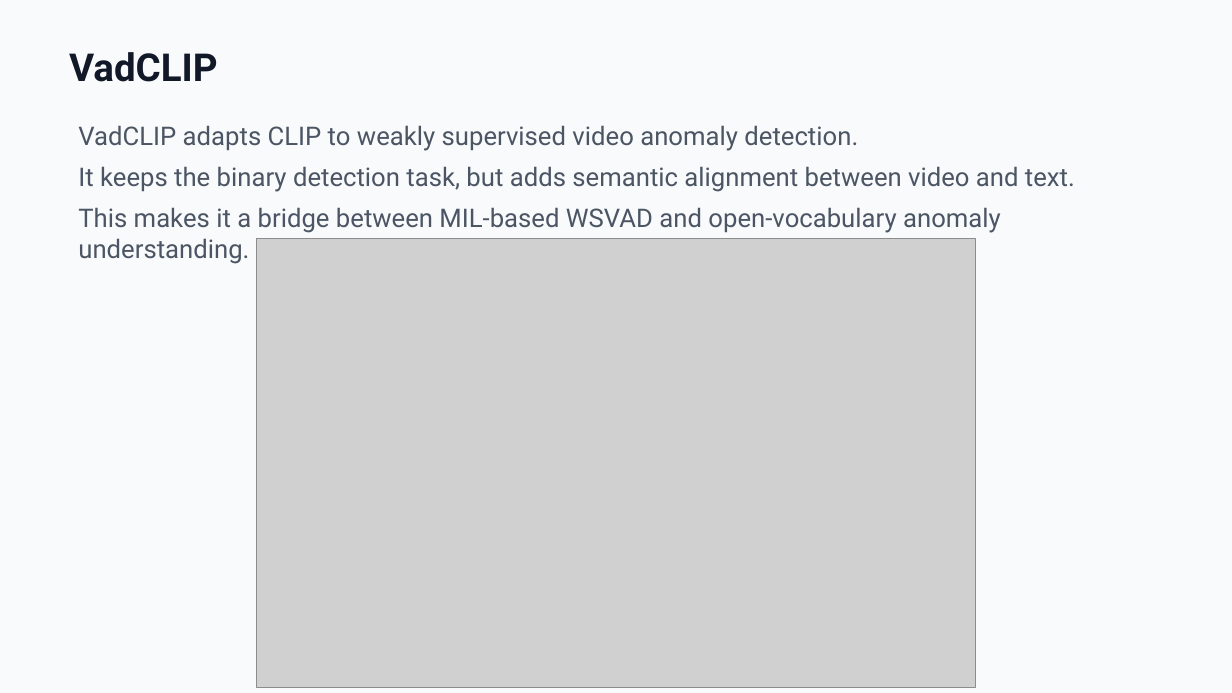
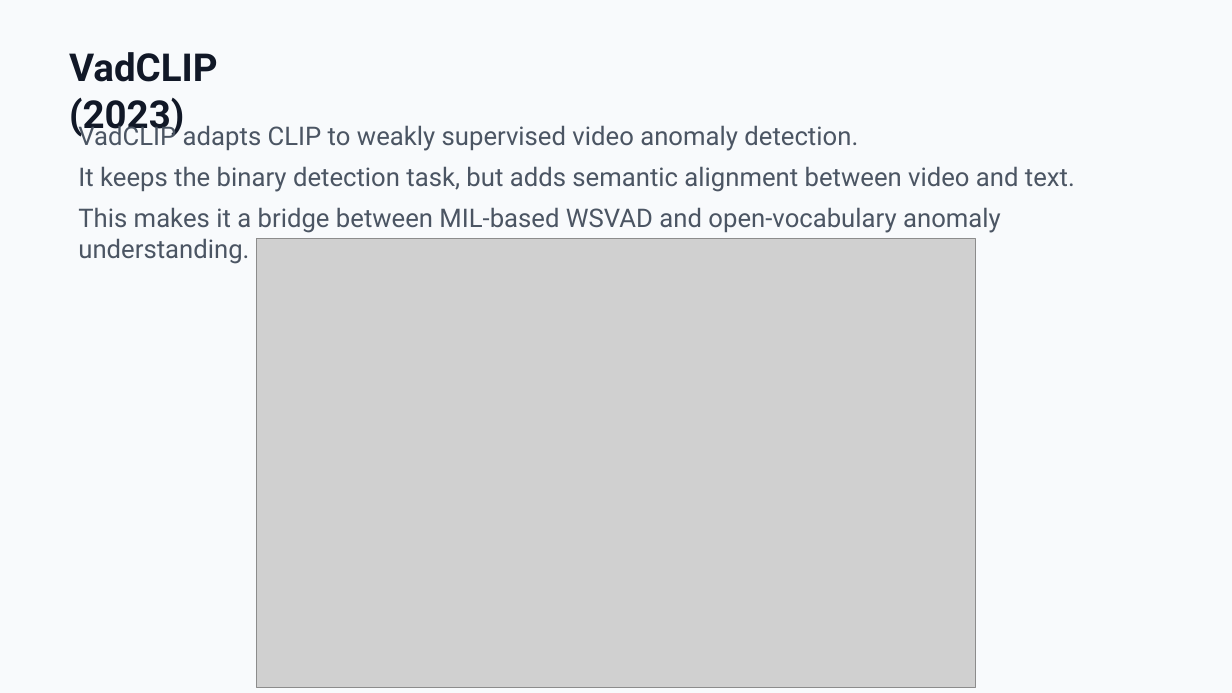
Before and after one commit to zeroxred/research, a slide deck: slide 5 of presentations/04_weekly_summary_open_vocabulary_vad_en.pptx. Drawn at 1232x693 pixels with LibreOffice and Linux fonts; fonts in the diff are those of the drawing; grey boxes stand for pictures. Boxes give left, top, right and bottom in pixels: in the first picture for what was removed or moved away, otherwise in the second. Text is boxed around its words. In the diff, an @@ line names an element or a change of style, - is before the commit and + after.

```diff
--- a/presentations/04_weekly_summary_open_vocabulary_vad_en.pptx
+++ b/presentations/04_weekly_summary_open_vocabulary_vad_en.pptx
@@ text at bbox=[69, 52, 218, 138]: text changed @@
-VadCLIP
+VadCLIP (2023)
```
Also in this commit, not shown: 5 other slides changed, 1 slide added, 2 slides removed.
